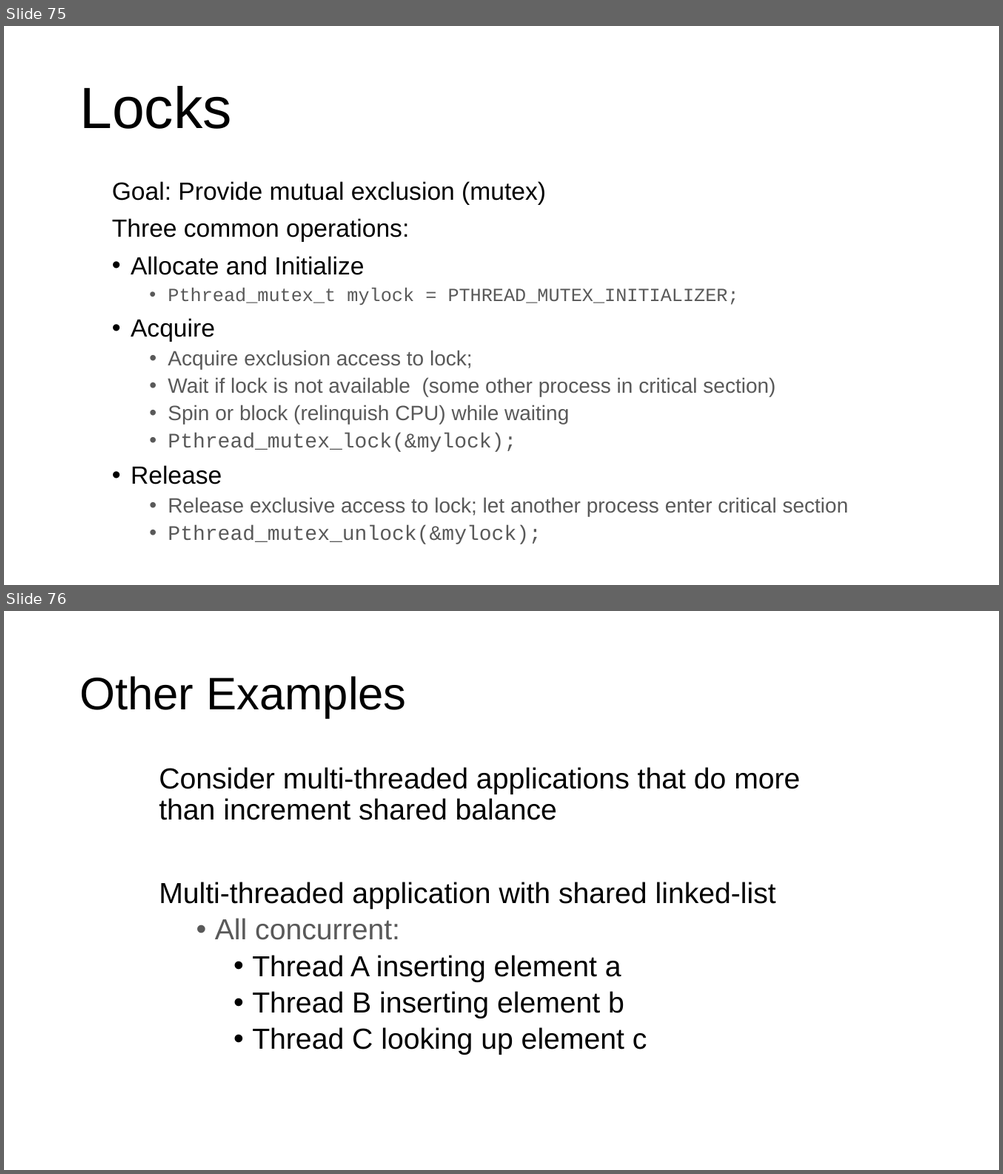
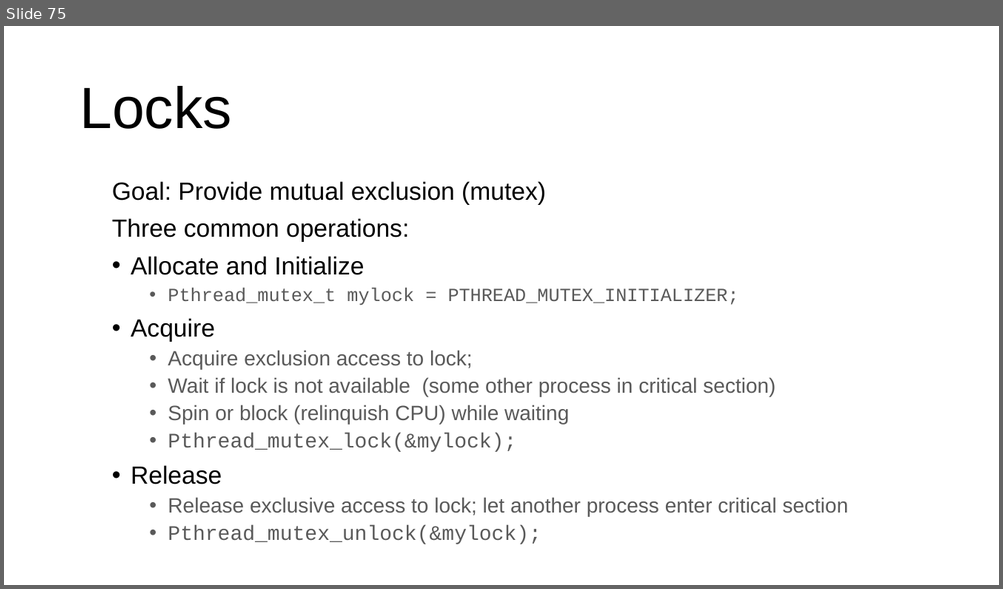
Before and after one commit to ngsrinivas/coursegen, a slide deck: ex/416-F23/staging/416-F23/lectures/09-concurrency.pptx. Shown one above the other, each under a label of ours: slides 75 and 76 before the commit, slide 75 after it. The pictures are 1003x1174 and 1003x589 pixels, drawn with LibreOffice and Linux fonts; fonts in the diff are those of the drawing. Boxes give left, top, right and bottom in pixels: in the first picture for what was removed or moved away, otherwise in the second. Text is boxed around its words. In the diff, an @@ line names an element or a change of style, - is before the commit and + after.

```diff
--- a/ex/416-F23/staging/416-F23/lectures/09-concurrency.pptx
+++ b/ex/416-F23/staging/416-F23/lectures/09-concurrency.pptx
@@ slide 76 removed at <box>4,611,999,1170</box>, background #FFFFFF @@
@@ title removed at <box>79,676,406,718</box> @@
-Other Examples
@@ text removed at <box>159,767,800,1055</box> @@
-Consider multi-threaded applications that do more than increment shared balance
-Multi-threaded application with shared linked-list
-  • All concurrent:
-    • Thread A inserting element a
-    • Thread B inserting element b
-    • Thread C looking up element c
```
Also in this commit, not shown: 46 other slides removed, 4 other files.
